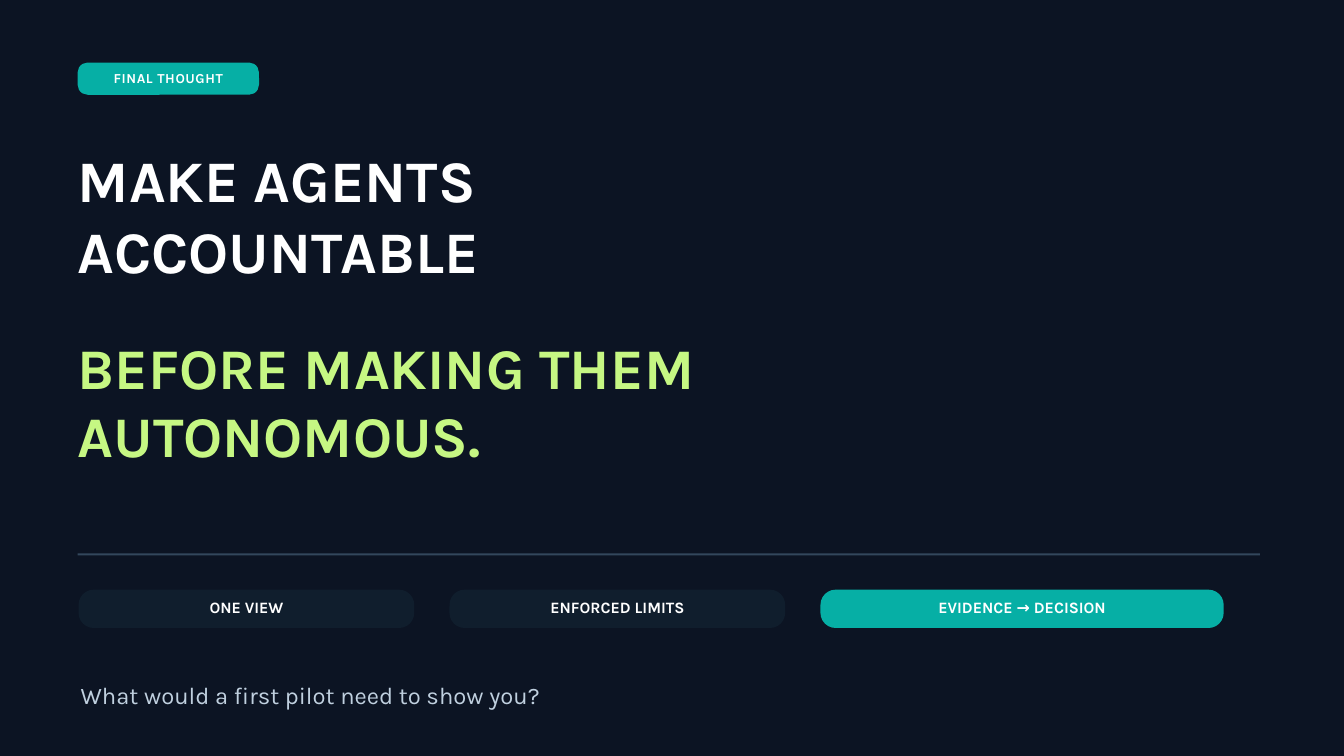
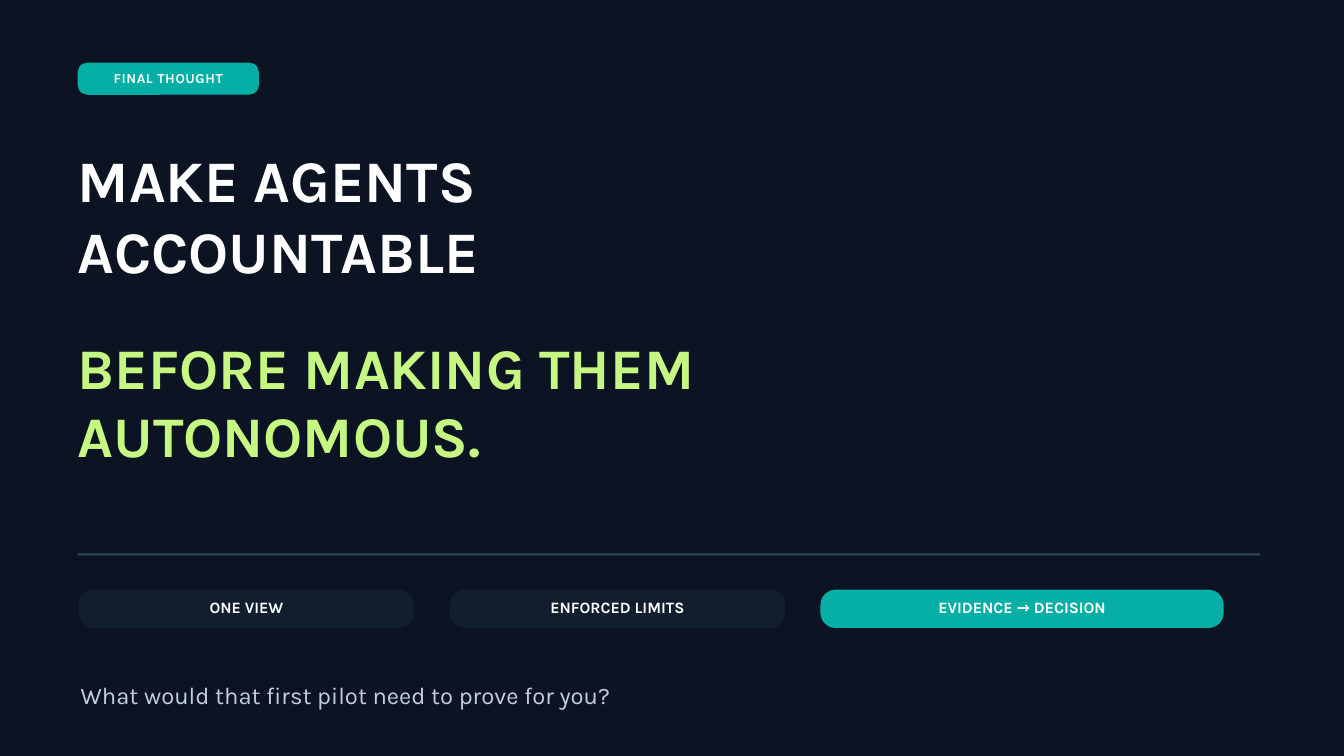
Before and after one commit to chizeni24/komodor-production-lab, a slide deck: slide 12 of docs/presentation/KAOP_Customer_Pitch.pptx. Drawn at 1344x756 pixels with LibreOffice and Linux fonts; fonts in the diff are those of the drawing. Boxes give left, top, right and bottom in pixels: in the first picture for what was removed or moved away, otherwise in the second. Text is boxed around its words. In the diff, an @@ line names an element or a change of style, - is before the commit and + after.

```diff
--- a/docs/presentation/KAOP_Customer_Pitch.pptx
+++ b/docs/presentation/KAOP_Customer_Pitch.pptx
@@ text at (81,687,610,710): text changed @@
-What would a first pilot need to show you?
+What would that first pilot need to prove for you?
```
Also in this commit, not shown: 2 other slides changed, 1 other file.
